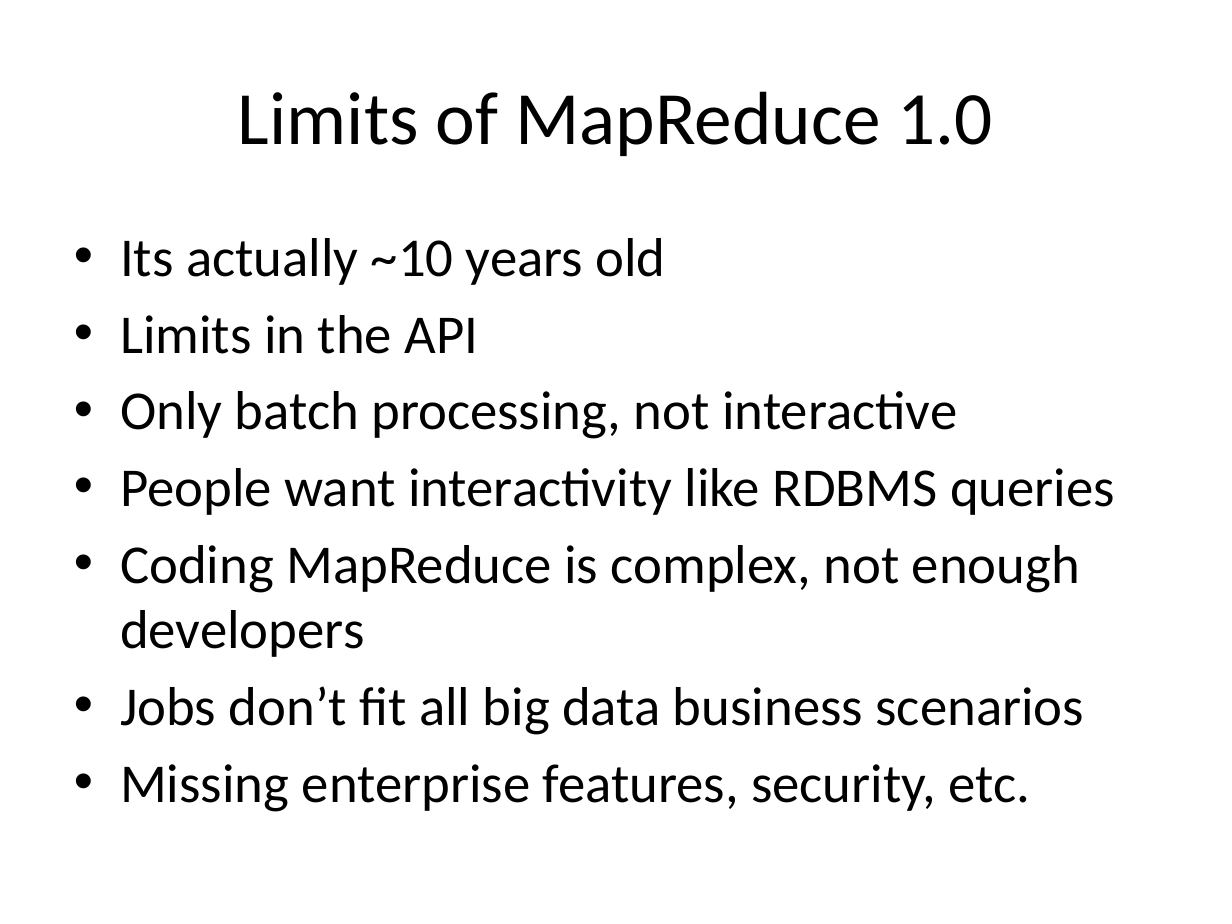
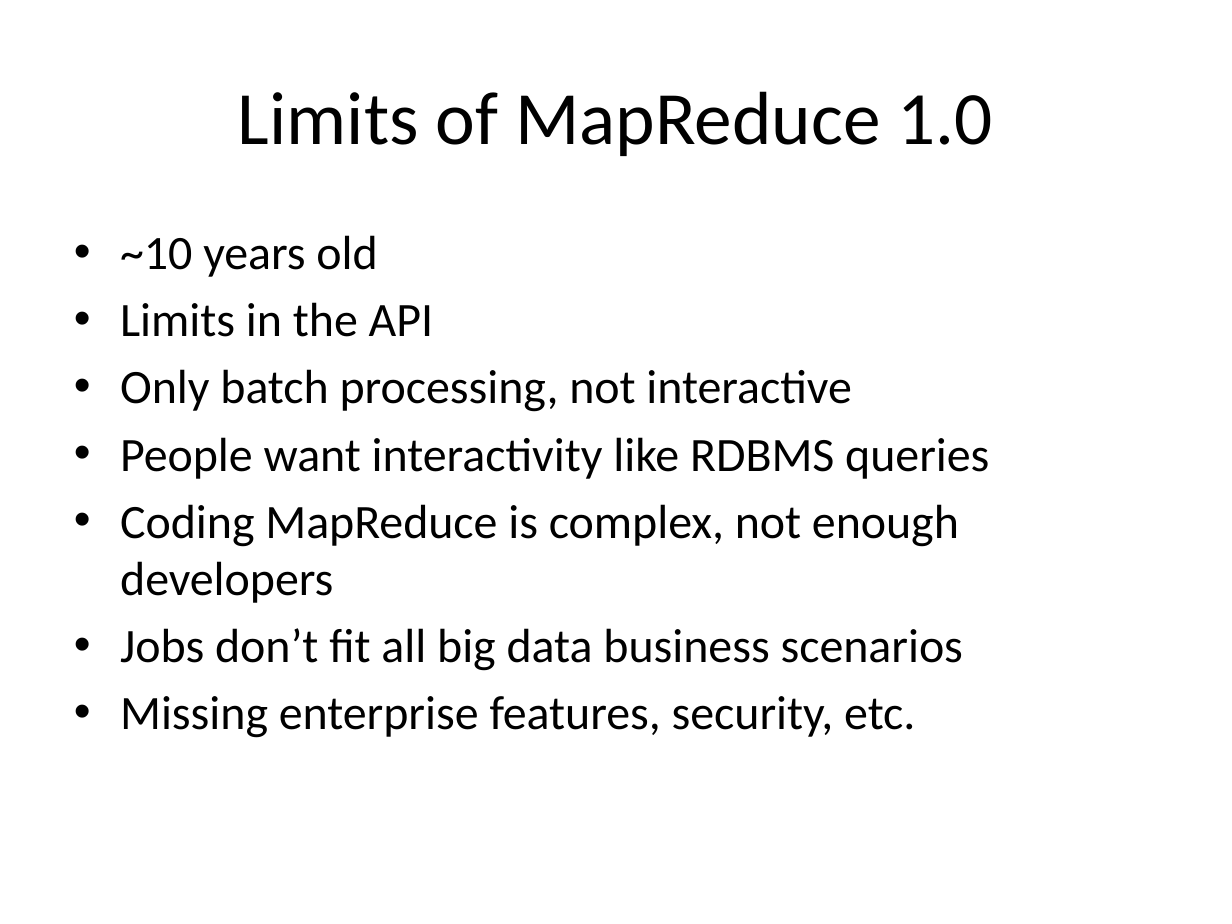
Before and after one commit to jayurbain/HadoopIntro, a slide deck: slide 2 of MapReduce 2.0 YARN.pptx. Drawn at 1232x924 pixels with LibreOffice and Linux fonts; fonts in the diff are those of the drawing. Boxes give left, top, right and bottom in pixels: in the first picture for what was removed or moved away, otherwise in the second. Text is boxed around its words. In the diff, an @@ line names an element or a change of style, - is before the commit and + after.

```diff
--- a/MapReduce 2.0 YARN.pptx
+++ b/MapReduce 2.0 YARN.pptx
@@ text at (120,235,377,277): text changed; size 32 to 28 pt @@
-• Its actually ~10 years old
+• ~10 years old
@@ text at (120,302,989,738): size 32 to 28 pt @@
```
Also in this commit, not shown: 12 other slides changed.
